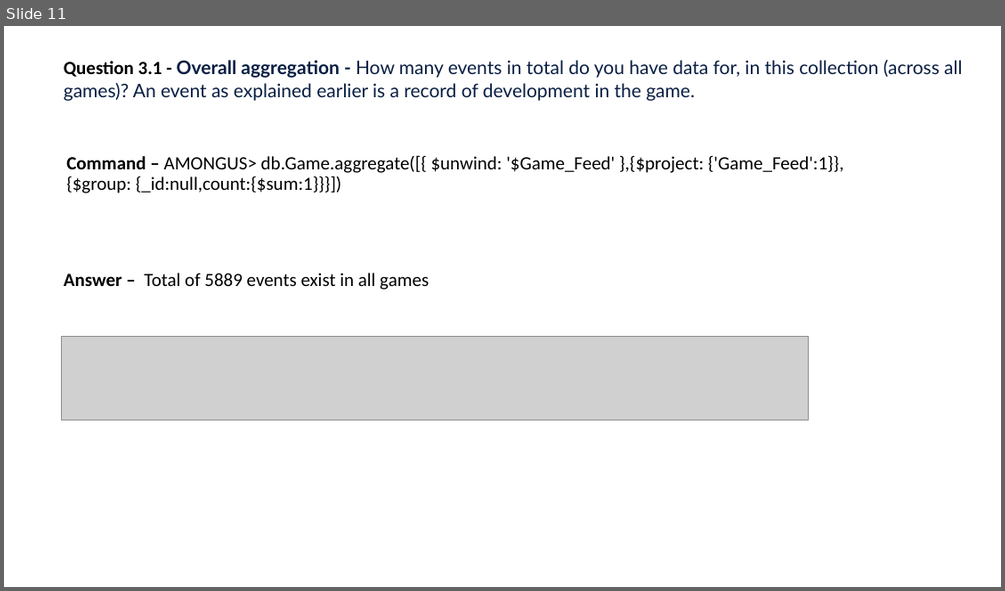
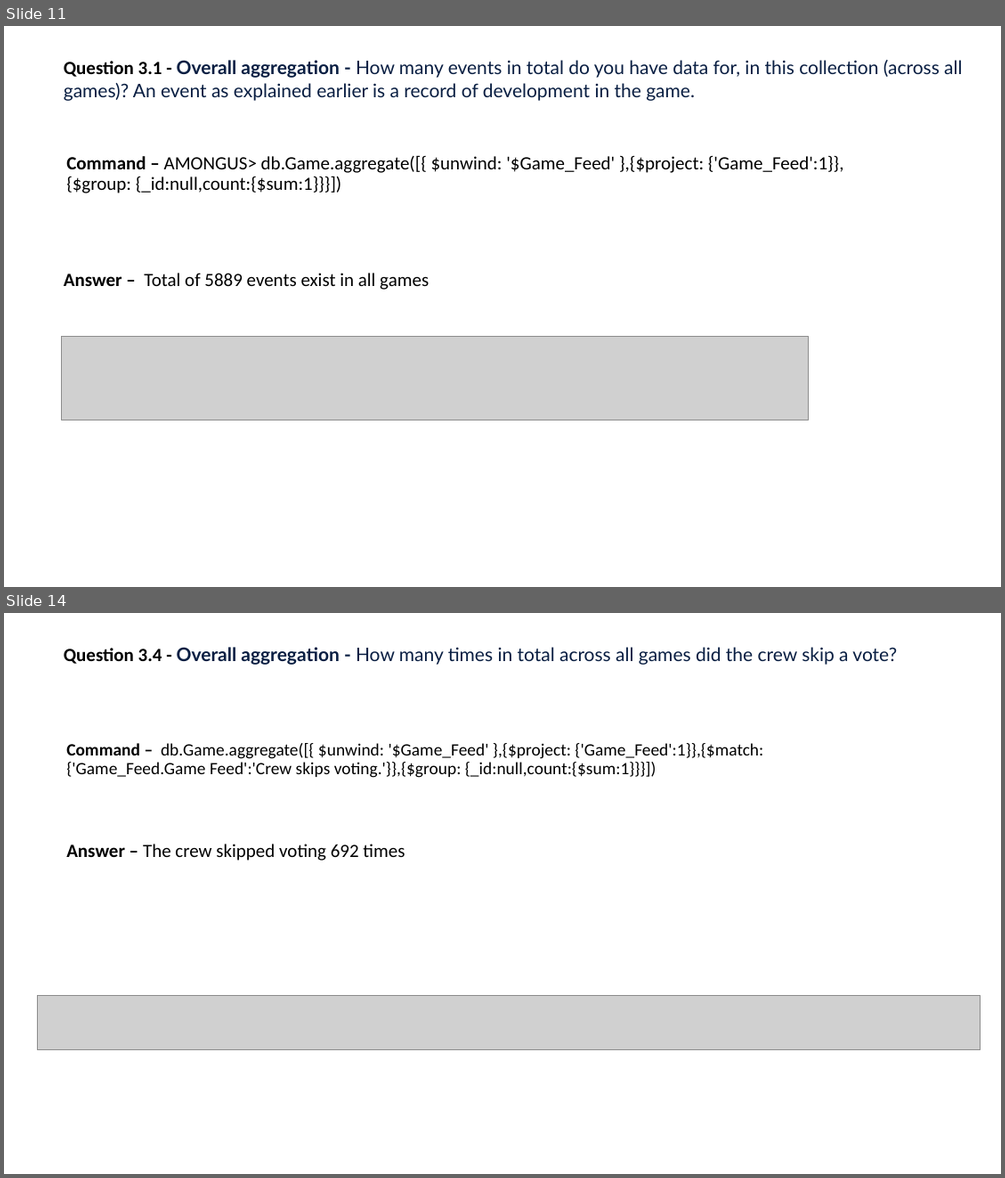
Before and after one commit to ballurai/AmongUSMongoDB-1, a slide deck: AmongUS Assignment.pptx. Shown one above the other, each under a label of ours: slide 11 before the commit, slides 11 and 14 after it; the slides between them are not shown. The pictures are 1005x591 and 1005x1178 pixels, drawn with LibreOffice and Linux fonts; fonts in the diff are those of the drawing; grey boxes stand for pictures. Boxes give left, top, right and bottom in pixels: in the first picture for what was removed or moved away, otherwise in the second. Text is boxed around its words. In the diff, an @@ line names an element or a change of style, - is before the commit and + after.

```diff
--- a/AmongUS Assignment.pptx
+++ b/AmongUS Assignment.pptx
@@ slide 14 added at (x1=4, y1=613, x2=1001, y2=1174), background #FFFFFF @@
@@ text added at (x1=64, y1=647, x2=897, y2=665), 18 pt, text #091E42 @@
+Question 3.4 - Overall aggregation - How many times in total across all games did the crew skip a vote?
@@ text added at (x1=66, y1=743, x2=763, y2=778), 16.6 pt, text #000000 @@
+Command – db.Game.aggregate([{ $unwind: '$Game_Feed' },{$project: {'Game_Feed':1}},{$match:{'Game_Feed.Game Feed':'Crew skips voting.'}},{$group: {_id:null,count:{$sum:1}}}])
@@ text added at (x1=66, y1=844, x2=404, y2=860), 18 pt, text #000000 @@
+Answer – The crew skipped voting 692 times
@@ picture added at (x1=38, y1=996, x2=980, y2=1050) @@
```
Also in this commit, not shown: 2 slides changed, 1 other slide added.
